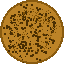
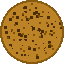
Comparing the layer stacks of the two 64×64 images. Changes:
added layer "Layer 4" above "Layer 3" over [4, 3, 62, 59]
hid "Layer 3" over [3, 4, 60, 63]
